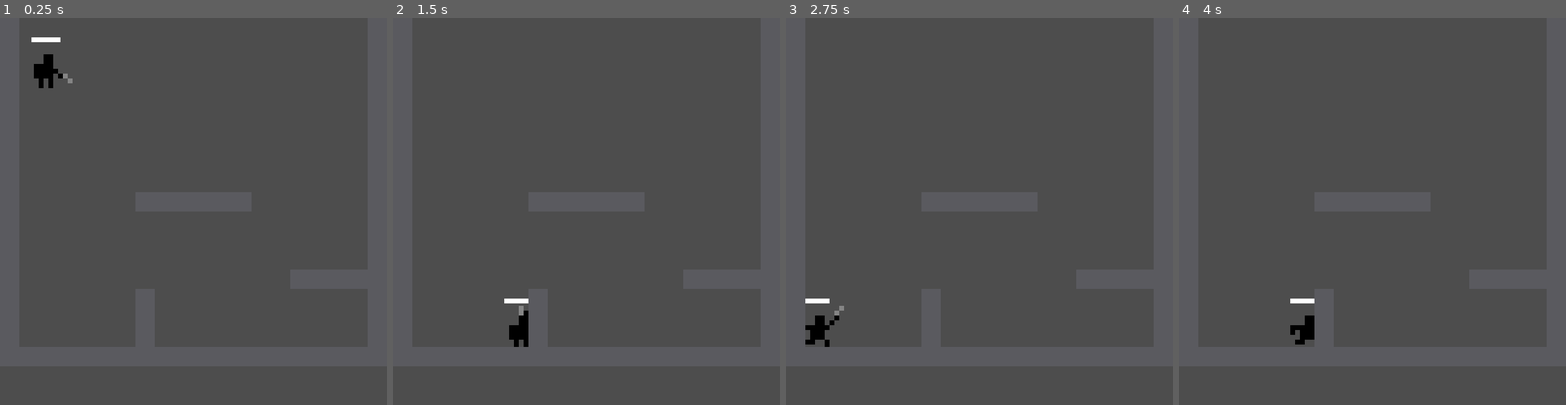
Above: before the commit, frames 1-4 (left to right).
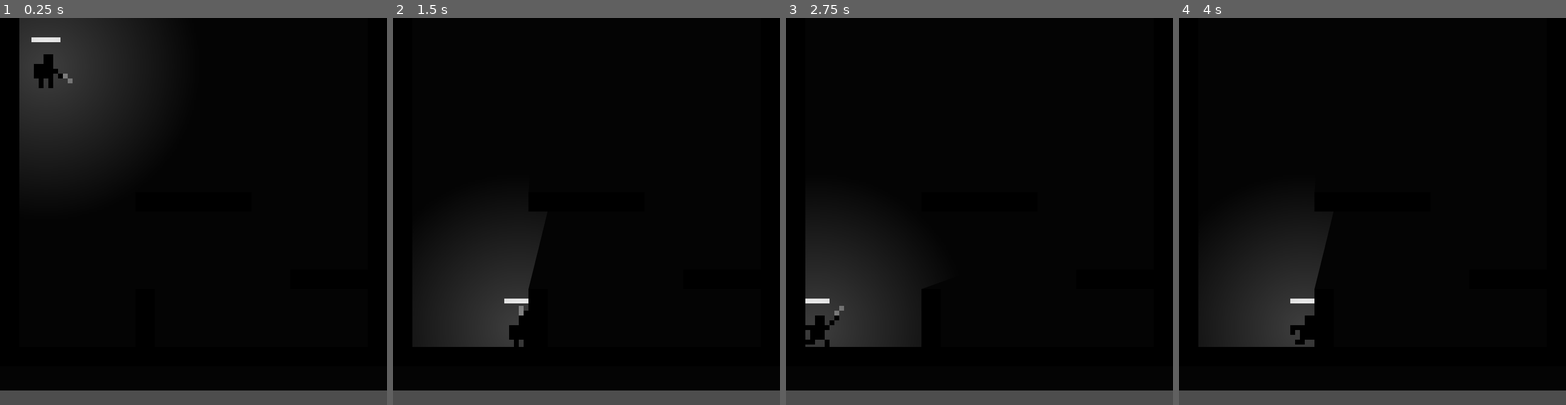
Above: after the commit, the same moments.

Repository: the-alex-g/goblin_guns
Game: Godot game, scene res://main/main.tscn
Same seed, same stepped clock (60 frames per second), same inputs: the game is played once before the commit and once after it.
Inputs (mouse positions are in pixels of both pictures, inside the frame that each line leads up to):
- Up to frame 1 (0.25 s): no input
- Up to frame 2 (1.5 s): move the mouse to (671, 192) at 0.52 s; hold D (right) from 0.53 s (still down); move the mouse to (509, 230) at 1.27 s
- Up to frame 3 (2.75 s): move the mouse to (1018, 126) at 2.02 s; release D (right) at 2.03 s; hold A (left) from 2.03 s (still down)
- Up to frame 4 (4 s): move the mouse to (1353, 288) at 2.77 s; release A (left) at 2.78 s; hold D (right) from 2.78 s (still down); move the mouse to (1488, 269) at 3.52 s

The runs differ from the first frame. In frame 1, 95% of the frame differs, in the area x 0-100%, y 0-97%; in frame 2, 95%; in frame 3, 95%; in frame 4, 95%.

Commit message:
Add darkness

Diff:
--- a/project/grenades/frag_grenade.tscn
+++ b/project/grenades/frag_grenade.tscn
@@ -16,6 +16,7 @@
 physics_material_override = SubResource("PhysicsMaterial_g1dw6")
 lock_rotation = true
 script = ExtResource("1_0qko2")
+fragment_speed = 200
 
 [node name="Timer" type="Timer" parent="." unique_id=974422368]
 wait_time = 2.0
--- a/project/main/main.tscn
+++ b/project/main/main.tscn
@@ -3,23 +3,38 @@
 [ext_resource type="PackedScene" uid="uid://doiun1uhlaoho" path="res://player/player.tscn" id="1_53q0u"]
 [ext_resource type="Texture2D" uid="uid://dcd85i1txcjm3" path="res://main/tile.png" id="2_pjrb6"]
 
+[sub_resource type="OccluderPolygon2D" id="OccluderPolygon2D_pjrb6"]
+polygon = PackedVector2Array(-4, -4, 4, -4, 4, 4, -4, 4)
+
 [sub_resource type="TileSetAtlasSource" id="TileSetAtlasSource_xwkvk"]
 texture = ExtResource("2_pjrb6")
 texture_region_size = Vector2i(8, 8)
 0:0/0 = 0
+0:0/0/occlusion_layer_0/polygon_0/polygon = SubResource("OccluderPolygon2D_pjrb6")
 0:0/0/physics_layer_0/polygon_0/points = PackedVector2Array(-4, -4, 4, -4, 4, 4, -4, 4)
 
 [sub_resource type="TileSet" id="TileSet_saui7"]
 tile_size = Vector2i(8, 8)
+occlusion_layer_0/light_mask = 1
 physics_layer_0/collision_layer = 1
 sources/0 = SubResource("TileSetAtlasSource_xwkvk")
 
 [node name="Main" type="Node2D" unique_id=1247647158]
 
+[node name="ColorRect" type="ColorRect" parent="." unique_id=2040054560]
+offset_left = -7.0
+offset_top = -6.0
+offset_right = 169.0
+offset_bottom = 154.0
+color = Color(0.22670749, 0.22670749, 0.22670746, 1)
+
 [node name="Player" parent="." unique_id=1037376385 instance=ExtResource("1_53q0u")]
 position = Vector2(19, 12)
 
 [node name="TileMapLayer" type="TileMapLayer" parent="." unique_id=515293565]
-self_modulate = Color(0.3529412, 0.3529412, 0.37254903, 1)
+self_modulate = Color(0, 0, 0, 1)
 tile_map_data = PackedByteArray("AAAAAAAAAAAAAAAAAAAAAAUAAAAAAAAAAAAAAAEAAAAAAAAAAAAAAAIAAAAAAAAAAAAAAAMAAAAAAAAAAAAAAA …(992 unchanged characters)…
 tile_set = SubResource("TileSet_saui7")
+
+[node name="CanvasModulate" type="CanvasModulate" parent="." unique_id=2021254584]
+color = Color(0.078431375, 0.078431375, 0.078431375, 1)
--- a/project/player/player.tscn
+++ b/project/player/player.tscn
@@ -250,6 +250,17 @@
 [sub_resource type="ShaderMaterial" id="ShaderMaterial_qjkh3"]
 shader = ExtResource("4_qjkh3")
 
+[sub_resource type="Gradient" id="Gradient_boad6"]
+colors = PackedColorArray(1, 1, 1, 1, 0, 0, 0, 1)
+
+[sub_resource type="GradientTexture2D" id="GradientTexture2D_rgyib"]
+gradient = SubResource("Gradient_boad6")
+width = 128
+height = 128
+fill = 1
+fill_from = Vector2(0.5, 0.5)
+fill_to = Vector2(0.8636364, 0.84090906)
+
 [node name="Player" type="CharacterBody2D" unique_id=1037376385]
 collision_layer = 2
 script = ExtResource("1_oul6g")
@@ -272,4 +283,9 @@
 scale = Vector2(2, 2)
 texture = ExtResource("4_yw30f")
 
+[node name="PointLight2D" type="PointLight2D" parent="." unique_id=1551508551]
+position = Vector2(0, -8)
+shadow_enabled = true
+texture = SubResource("GradientTexture2D_rgyib")
+
 [connection signal="animation_finished" from="AnimatedSprite2D" to="." method="_on_animated_sprite_2d_animation_finished"]
